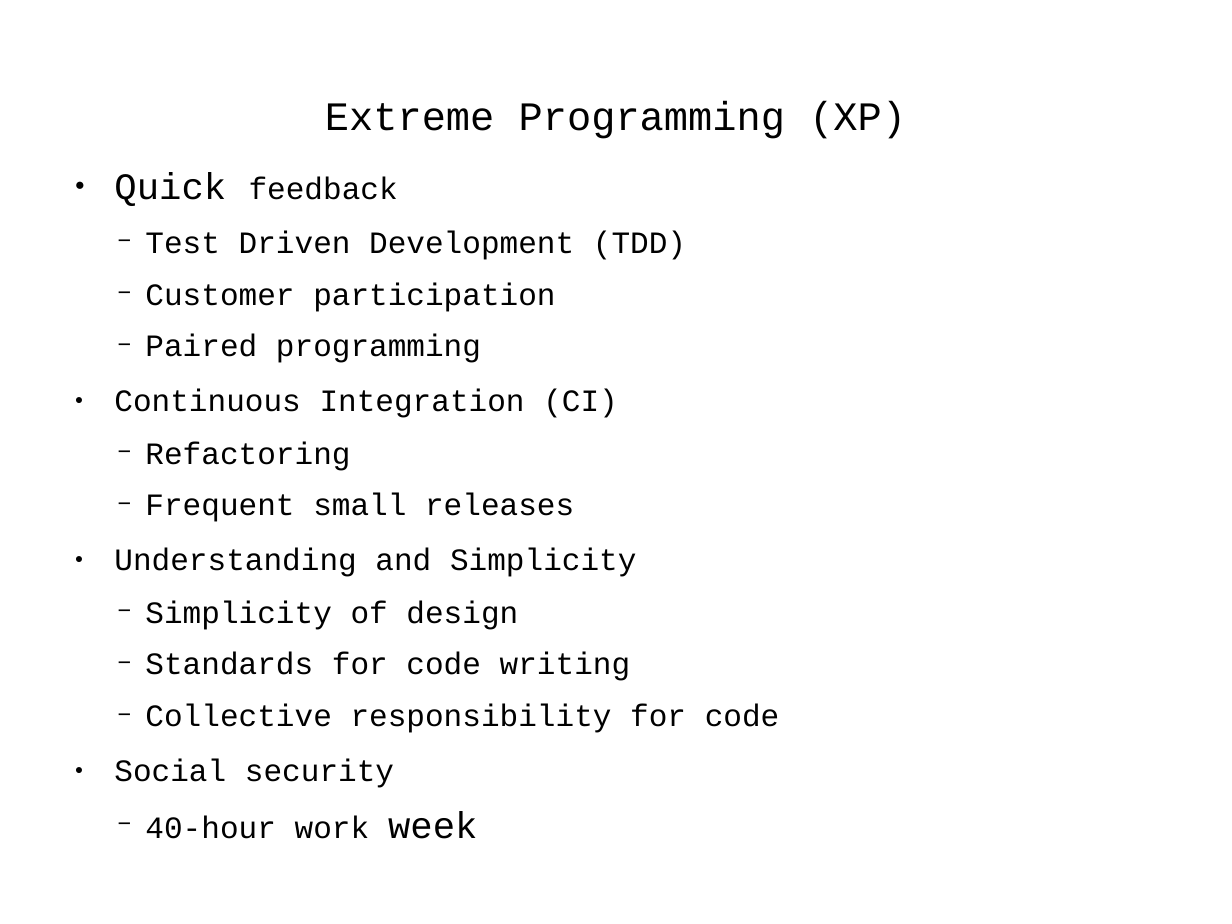
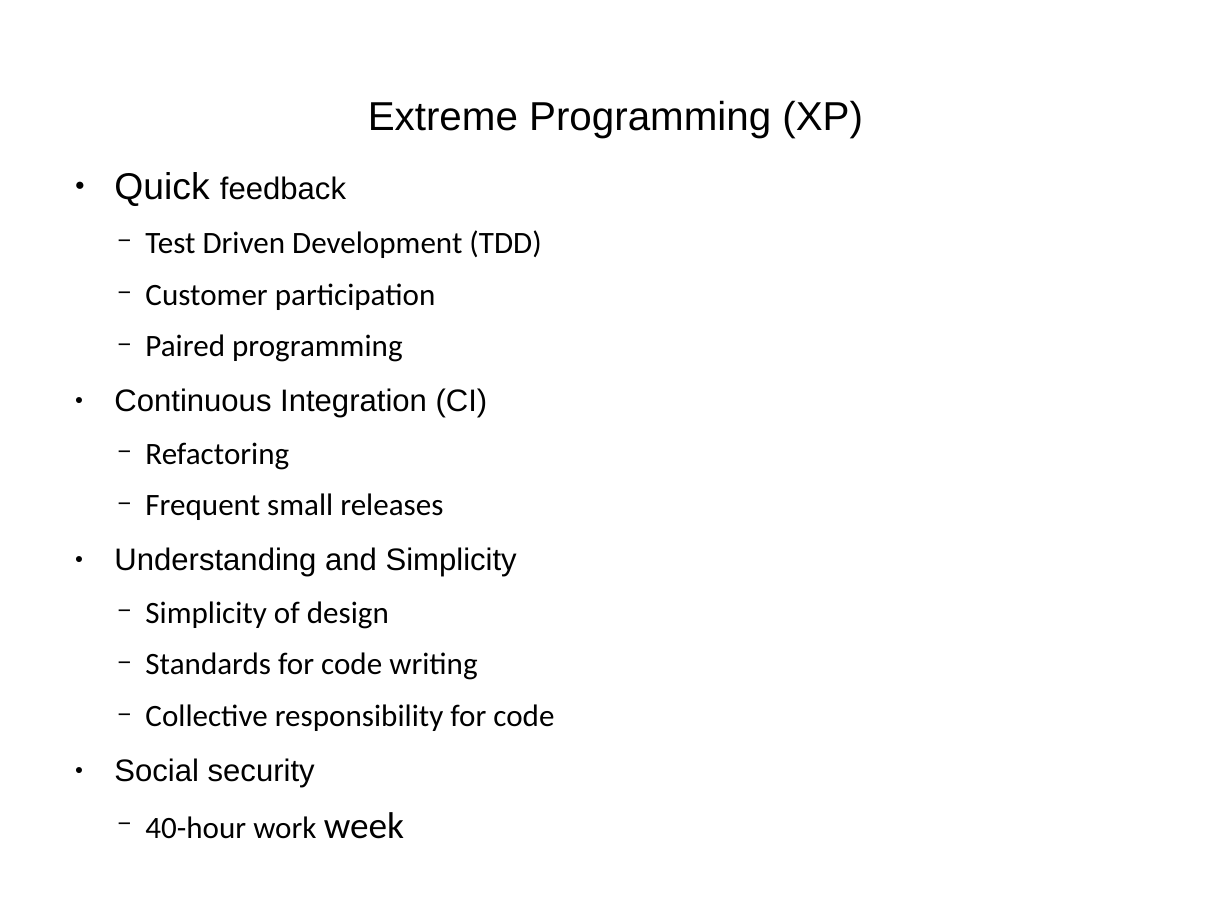
Before and after one commit to j-avdeev/EnterpriseSystemsDevelopment, a slide deck: slide 2 of Lec4 - Agile/Enterprise System Development - lec day4 - Agile.odp. Drawn at 1232x924 pixels with LibreOffice and Linux fonts; fonts in the diff are those of the drawing. Boxes give left, top, right and bottom in pixels: in the first picture for what was removed or moved away, otherwise in the second. Text is boxed around its words. In the diff, an @@ line names an element or a change of style, - is before the commit and + after.

```diff
--- a/Lec4 - Agile/Enterprise System Development - lec day4 - Agile.odp
+++ b/Lec4 - Agile/Enterprise System Development - lec day4 - Agile.odp
@@ title "Extreme Programming (XP)" at (368, 100, 863, 138): font Courier New to Arial @@
@@ text "Quick feedback" at (114, 172, 554, 839): font Courier New to Arial in "Quick feedback", "Continuous Integration (CI)", "Understanding and Simplicity", "Social security"; font Courier New to Calibri in "Test Driven Development (TDD)", "Customer participation", "Paired programming", "Refactoring" and 5 more places @@
```
Also in this commit, not shown: 33 other slides changed, 4 other files.
